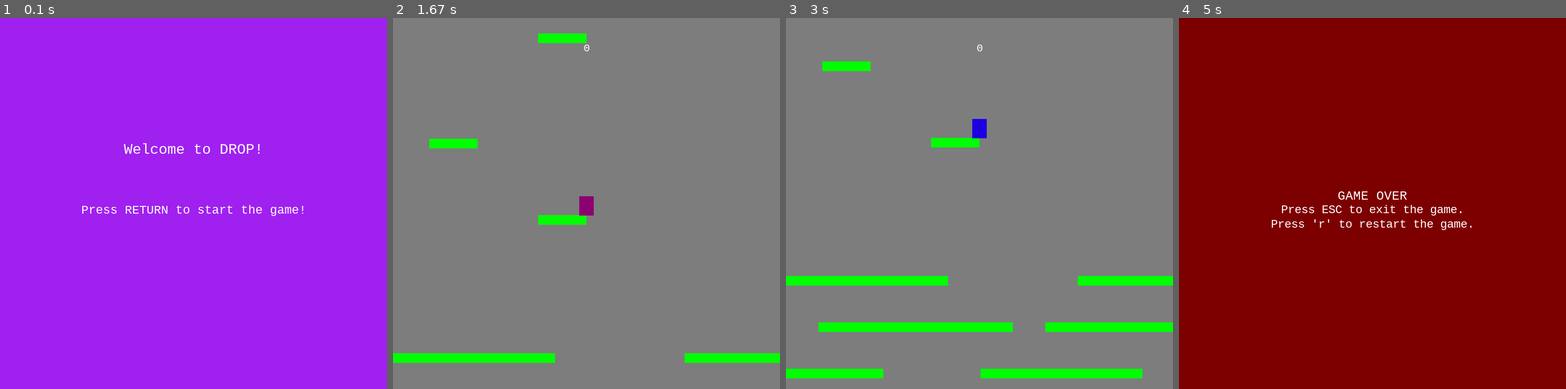
Above: before the commit, frames 1-4 (left to right).
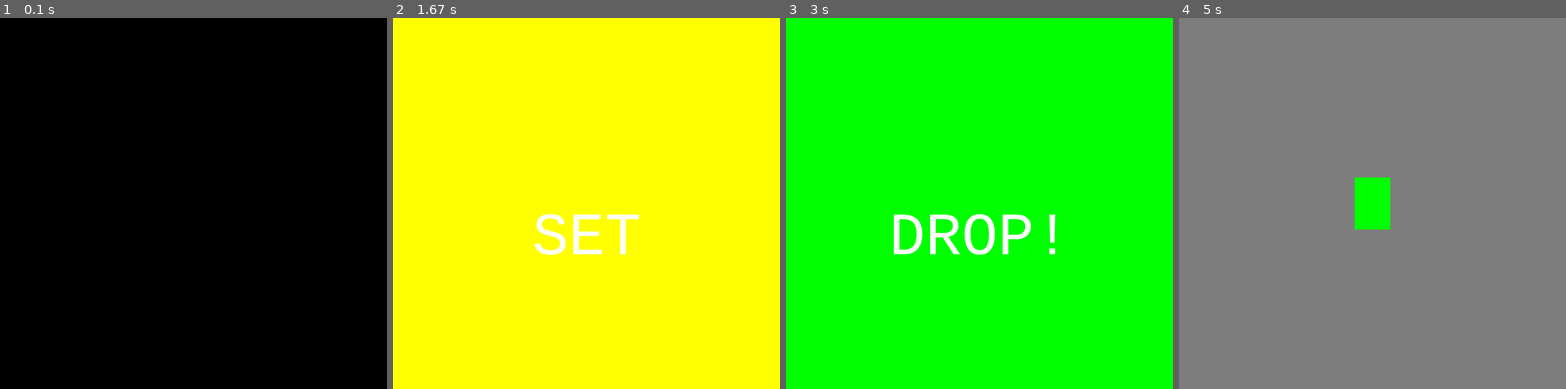
Above: after the commit, the same moments.

Repository: BulSU-BSCpE2B-Group2/DROP
Game: pygame game, started from main.py
Two runs of this game, one before a commit and one after it. Both use one fixed random seed, a clock stepped at 60 frames per second and the inputs below.
Inputs:
- Up to frame 1 (0.1 s): no input
- Up to frame 2 (1.67 s): tap Enter at 0.33 s
- Up to frame 3 (3 s): no input
- Up to frame 4 (5 s): no input

The runs differ from the first frame. In frame 1, 100% of the frame differs, in the area x 0-100%, y 0-100%; in frame 2, 100%; in frame 3, 94%; in frame 4, 100%.

Commit message:
intro animation edit#1

Diff:
--- a/main.py
+++ b/main.py
@@ -22,8 +22,13 @@
         self.newPlatform = 90 + height
         self.newPlatformInterval = 50
         self.currentInterval = 0
-        self.newwidth = WIDTH
+        self.newwidth = self.width_loop = WIDTH
+        self.newheight = self.height_loop = height
         self.multiplier = 1
+        self.player_width = player_width
+        self.player_height = player_height
+        self.animax = 0
+        self.animay = 0
 
     def new(self):
         # starting a new game
@@ -163,6 +168,27 @@
 
     def show_start_screen(self):
         # show splash / start screen
+        self.wait_key_event()
+        rsg, rsg_text = ['red', 'yellow', 'green'], ['READY', 'SET', 'DROP!']
+        rsg_count = 0
+        while rsg_count < len(rsg):
+            self.screen.fill(pg.color.Color(rsg[rsg_count]))
+            self.draw_text(rsg_text[rsg_count], 125, white, WIDTH / 2, height / 2)
+            pg.display.flip()
+            pg.time.wait(1000)
+            rsg_count += 1
+
+        while self.width_loop > self.player_width and self.height_loop > self.player_height:
+            self.screen.fill(gray)
+            pg.draw.rect(self.screen, green, [self.animax, self.animay, self.width_loop, self.height_loop])
+            pg.display.flip()
+            pg.time.wait(50)
+            self.width_loop -= 22;
+            self.height_loop -= 20;
+            if self.animax < self.newwidth / 2.10 and self.animay < self.newheight / 2.25:
+                self.animax += 11;
+                self.animay += 10
+
         self.screen.fill(pg.color.Color('purple'))
         self.draw_text('Welcome to DROP!', 30, white, WIDTH / 2, height / 3)
         self.draw_text('Press RETURN to start the game!', 25, white, WIDTH / 2, height / 2)
--- a/settings.py
+++ b/settings.py
@@ -5,7 +5,7 @@
 WIDTH = 800
 height = 768
 fps = 60
-font_name = 'consolas'
+font_name = 'courier'
 
 
 # Player properties:
